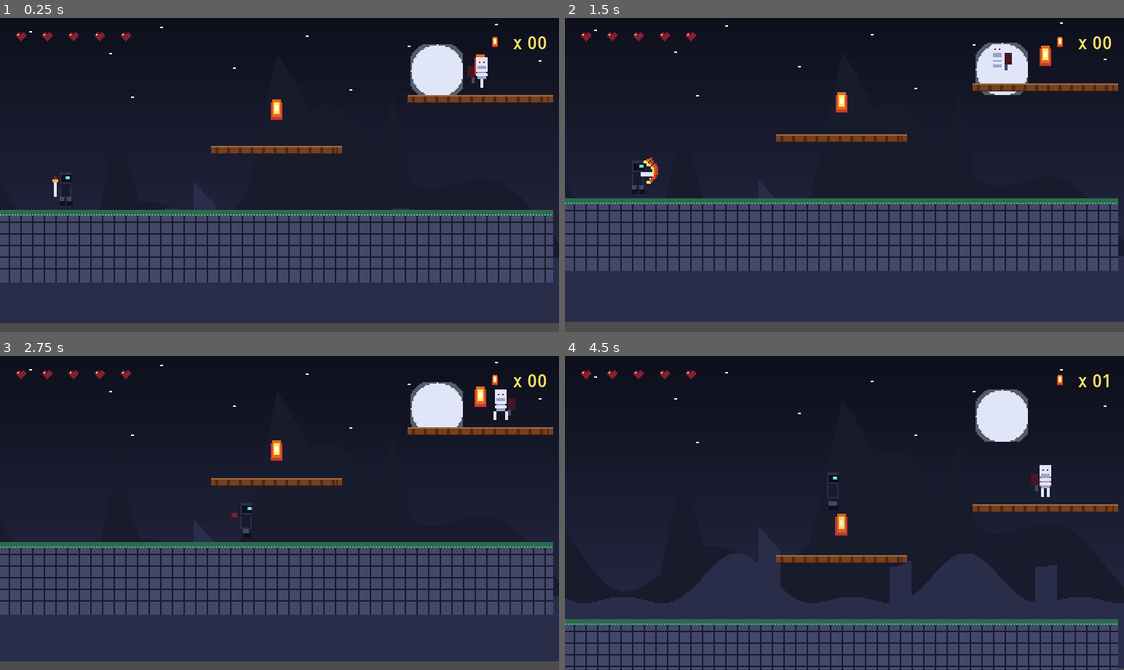
Above: before the commit, frames 1-4 (two rows, left to right).
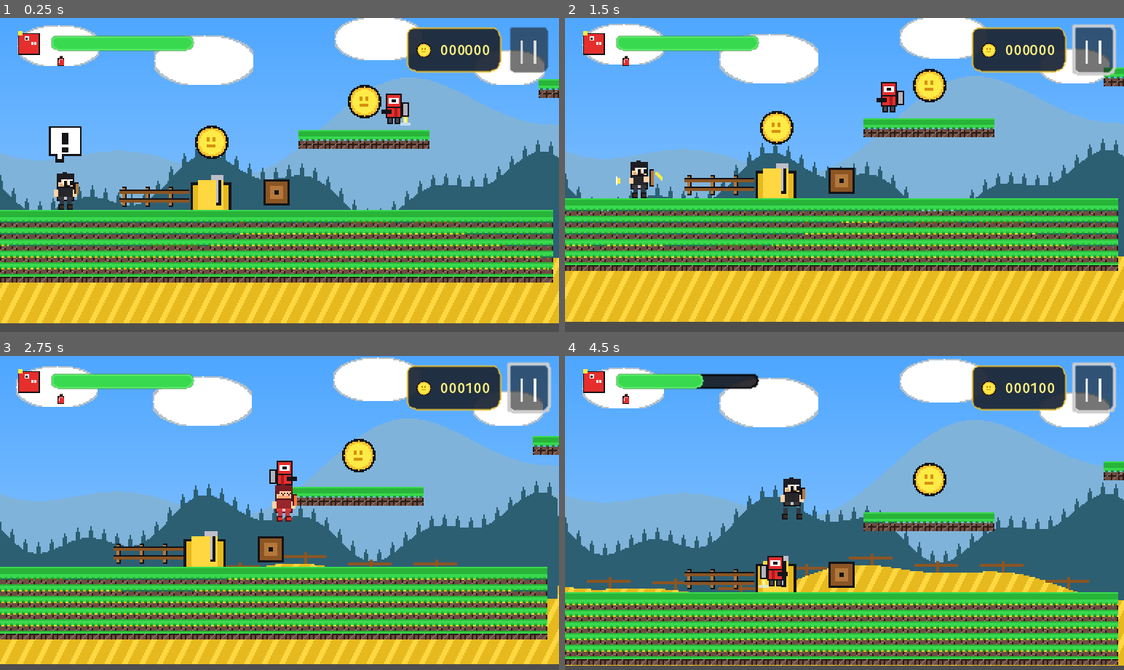
Above: after the commit, the same moments.

Repository: Om1kareshwar/cinderveil-spire
Game: Godot game, scene res://scenes/main.tscn
Same seed, same stepped clock (60 frames per second), same inputs: the game is played once before the commit and once after it.
Inputs (mouse positions are in pixels of both pictures, inside the frame that each line leads up to):
- Up to frame 1 (0.25 s): no input
- Up to frame 2 (1.5 s): click (1096, 49) at 0.5 s, where only the run after the commit has a clickable "||"; move the mouse to (967, 159) at 1.27 s; hold D (move_right) from 1.28 s (still down); tap J (attack) at 1.35 s; click (967, 159) at 1.42 s
- Up to frame 3 (2.75 s): keep holding D (move_right); tap Space (jump) at 1.52, 1.55, 1.82, 2.1, 2.27, 2.57 s; move the mouse to (167, 528) at 2.02 s; tap J (attack) at 2.3 s
- Up to frame 4 (4.5 s): move the mouse to (900, 443) at 2.77 s; release D (move_right) at 2.78 s; hold A (move_left) 2.78-3.53 s; tap J (attack) at 2.85, 3.6 s; tap Space (jump) at 3.05, 3.77, 4.07, 4.35 s; move the mouse to (816, 575) at 3.52 s; hold D (move_right) from 3.53 s (still down); click (816, 575) at 3.67 s; move the mouse to (1012, 560) at 4.27 s

The runs differ from the first frame. In frame 1, 96% of the frame differs, in the area x 0-100%, y 0-98%; in frame 2, 96%; in frame 3, 94%; in frame 4, 98%, in the area x 0-100%, y 0-100%.

Commit message:
Overhaul visual art style to Dan the Man village aesthetic and add high-energy arcade chiptune BGM

Diff:
--- a/project.godot
+++ b/project.godot
@@ -6,7 +6,7 @@
 
 [application]
 
-config/name="Cinderveil: Embers of the Spire"
+config/name="Dan's Village Brawler"
 run/main_scene="res://scenes/main.tscn"
 config/features=PackedStringArray("4.3", "Forward Plus")
 
--- a/scenes/ember_pickup.tscn
+++ b/scenes/ember_pickup.tscn
@@ -15,7 +15,7 @@
 texture = ExtResource("2_tex")
 hframes = 8
 vframes = 4
-frame = 26
+frame = 25
 
 [node name="CollisionShape2D" type="CollisionShape2D" parent="."]
 shape = SubResource("CircleShape2D_ember")
--- a/scenes/hud.tscn
+++ b/scenes/hud.tscn
@@ -1,58 +1,156 @@
-[gd_scene load_steps=5 format=3]
+[gd_scene load_steps=8 format=3]
 
 [ext_resource type="Script" path="res://scripts/hud.gd" id="1_hud"]
 [ext_resource type="Texture2D" path="res://assets/sprites/player.png" id="2_player_tex"]
 
-[sub_resource type="AtlasTexture" id="AtlasTexture_ember"]
+[sub_resource type="AtlasTexture" id="AtlasTexture_dragon"]
 atlas = ExtResource("2_player_tex")
-region = Rect2(64, 96, 32, 32)
+region = Rect2(96, 96, 32, 32)
 
-[sub_resource type="StyleBoxFlat" id="StyleBoxFlat_banner"]
-bg_color = Color(0.05, 0.06, 0.1, 0.92)
+[sub_resource type="StyleBoxFlat" id="StyleBoxFlat_hp_bg"]
+bg_color = Color(0.1, 0.1, 0.12, 0.9)
 border_width_left = 1
 border_width_top = 1
 border_width_right = 1
 border_width_bottom = 1
-border_color = Color(0.8, 0.7, 0.3, 1)
-corner_radius_top_left = 3
-corner_radius_top_right = 3
-corner_radius_bottom_right = 3
-corner_radius_bottom_left = 3
+border_color = Color(0, 0, 0, 1)
+corner_radius_top_left = 4
+corner_radius_top_right = 4
+corner_radius_bottom_right = 4
+corner_radius_bottom_left = 4
+
+[sub_resource type="StyleBoxFlat" id="StyleBoxFlat_hp_fill"]
+bg_color = Color(0.22, 0.85, 0.31, 1)
+border_width_left = 1
+border_width_top = 1
+border_width_right = 1
+border_width_bottom = 1
+border_color = Color(0.4, 0.98, 0.45, 1)
+corner_radius_top_left = 4
+corner_radius_top_right = 4
+corner_radius_bottom_right = 4
+corner_radius_bottom_left = 4
+
+[sub_resource type="AtlasTexture" id="AtlasTexture_potion"]
+atlas = ExtResource("2_player_tex")
+region = Rect2(64, 96, 32, 32)
+
+[sub_resource type="AtlasTexture" id="AtlasTexture_coin"]
+atlas = ExtResource("2_player_tex")
+region = Rect2(32, 96, 32, 32)
+
+[sub_resource type="StyleBoxFlat" id="StyleBoxFlat_coin_box"]
+bg_color = Color(0.12, 0.16, 0.22, 0.95)
+border_width_left = 1
+border_width_top = 1
+border_width_right = 1
+border_width_bottom = 1
+border_color = Color(0.9, 0.75, 0.2, 1)
+corner_radius_top_left = 6
+corner_radius_top_right = 6
+corner_radius_bottom_right = 6
+corner_radius_bottom_left = 6
+
+[sub_resource type="StyleBoxFlat" id="StyleBoxFlat_banner"]
+bg_color = Color(0.08, 0.09, 0.14, 0.96)
+border_width_left = 2
+border_width_top = 2
+border_width_right = 2
+border_width_bottom = 2
+border_color = Color(1, 0.85, 0.2, 1)
+corner_radius_top_left = 6
+corner_radius_top_right = 6
+corner_radius_bottom_right = 6
+corner_radius_bottom_left = 6
 
 [node name="HUD" type="CanvasLayer"]
 script = ExtResource("1_hud")
 
-[node name="HeartsContainer" type="HBoxContainer" parent="."]
+[node name="TopLeft" type="Control" parent="."]
+layout_mode = 3
+anchors_preset = 0
 offset_left = 8.0
-offset_top = 8.0
-offset_right = 110.0
+offset_top = 6.0
+offset_right = 150.0
+offset_bottom = 36.0
+
+[node name="AvatarBadge" type="TextureRect" parent="TopLeft"]
+layout_mode = 0
+offset_left = 0.0
+offset_top = 0.0
+offset_right = 24.0
 offset_bottom = 24.0
-theme_override_constants/separation = 2
+texture = SubResource("AtlasTexture_dragon")
+expand_mode = 1
+stretch_mode = 5
 
-[node name="EmberContainer" type="HBoxContainer" parent="."]
+[node name="HealthBar" type="ProgressBar" parent="TopLeft"]
+layout_mode = 0
+offset_left = 27.0
+offset_top = 6.0
+offset_right = 125.0
+offset_bottom = 16.0
+theme_override_styles/background = SubResource("StyleBoxFlat_hp_bg")
+theme_override_styles/fill = SubResource("StyleBoxFlat_hp_fill")
+max_value = 5.0
+value = 5.0
+show_percentage = false
+
+[node name="PotionIcon" type="TextureRect" parent="TopLeft"]
+layout_mode = 0
+offset_left = 28.0
+offset_top = 18.0
+offset_right = 40.0
+offset_bottom = 30.0
+texture = SubResource("AtlasTexture_potion")
+expand_mode = 1
+stretch_mode = 5
+
+[node name="TopRight" type="HBoxContainer" parent="."]
 anchors_preset = 1
 anchor_left = 1.0
 anchor_right = 1.0
-offset_left = -70.0
-offset_top = 8.0
+offset_left = -140.0
+offset_top = 6.0
 offset_right = -8.0
-offset_bottom = 24.0
+offset_bottom = 26.0
 grow_horizontal = 0
+theme_override_constants/separation = 6
 alignment = 2
 
-[node name="TextureRect" type="TextureRect" parent="EmberContainer"]
-custom_minimum_size = Vector2(16, 16)
+[node name="CoinBox" type="PanelContainer" parent="TopRight"]
 layout_mode = 2
-texture = SubResource("AtlasTexture_ember")
+theme_override_styles/panel = SubResource("StyleBoxFlat_coin_box")
+
+[node name="Margin" type="MarginContainer" parent="TopRight/CoinBox"]
+layout_mode = 2
+theme_override_constants/margin_left = 4
+theme_override_constants/margin_top = 2
+theme_override_constants/margin_right = 6
+theme_override_constants/margin_bottom = 2
+
+[node name="HBox" type="HBoxContainer" parent="TopRight/CoinBox/Margin"]
+layout_mode = 2
+theme_override_constants/separation = 4
+
+[node name="CoinIcon" type="TextureRect" parent="TopRight/CoinBox/Margin/HBox"]
+custom_minimum_size = Vector2(14, 14)
+layout_mode = 2
+texture = SubResource("AtlasTexture_coin")
 expand_mode = 1
 stretch_mode = 5
 
-[node name="Label" type="Label" parent="EmberContainer"]
+[node name="CoinLabel" type="Label" parent="TopRight/CoinBox/Margin/HBox"]
 layout_mode = 2
-theme_override_colors/font_color = Color(1, 0.9, 0.4, 1)
-theme_override_font_sizes/font_size = 12
-text = "x 00"
+theme_override_colors/font_color = Color(1, 0.95, 0.5, 1)
+theme_override_font_sizes/font_size = 10
+text = "000000"
 vertical_alignment = 1
+
+[node name="PauseBtn" type="Button" parent="TopRight"]
+custom_minimum_size = Vector2(18, 18)
+layout_mode = 2
+text = "||"
 
 [node name="MessageBanner" type="Panel" parent="."]
 anchors_preset = 8
@@ -60,9 +158,9 @@
 anchor_top = 0.5
 anchor_right = 0.5
 anchor_bottom = 0.5
-offset_left = -110.0
+offset_left = -115.0
 offset_top = -45.0
-offset_right = 110.0
+offset_right = 115.0
 offset_bottom = 45.0
 grow_horizontal = 2
 grow_vertical = 2
@@ -79,14 +177,14 @@
 
 [node name="TitleLabel" type="Label" parent="MessageBanner/VBoxContainer"]
 layout_mode = 2
-theme_override_colors/font_color = Color(1, 0.8, 0.3, 1)
+theme_override_colors/font_color = Color(1, 0.85, 0.2, 1)
 theme_override_font_sizes/font_size = 14
-text = "VICTORY"
+text = "VILLAGE SAVED!"
 horizontal_alignment = 1
 
 [node name="SubtitleLabel" type="Label" parent="MessageBanner/VBoxContainer"]
 layout_mode = 2
-theme_override_colors/font_color = Color(0.85, 0.88, 0.95, 1)
+theme_override_colors/font_color = Color(0.9, 0.92, 0.98, 1)
 theme_override_font_sizes/font_size = 10
 text = "Press [R] to Play Again"
 horizontal_alignment = 1
--- a/scenes/main.tscn
+++ b/scenes/main.tscn
@@ -10,25 +10,125 @@
 [ext_resource type="Script" path="res://scripts/camera_controller.gd" id="8_cam"]
 [ext_resource type="Texture2D" path="res://assets/sprites/tileset.png" id="9_tiles"]
 
-[sub_resource type="AtlasTexture" id="AtlasTexture_ground"]
-atlas = ExtResource("9_tiles")
-region = Rect2(16, 0, 16, 16)
-
-[sub_resource type="AtlasTexture" id="AtlasTexture_platform"]
+[sub_resource type="AtlasTexture" id="AtlasTexture_grass"]
+atlas = ExtResource("9_tiles")
+region = Rect2(0, 0, 16, 16)
+
+[sub_resource type="AtlasTexture" id="AtlasTexture_fence"]
+atlas = ExtResource("9_tiles")
+region = Rect2(32, 0, 16, 16)
+
+[sub_resource type="AtlasTexture" id="AtlasTexture_haystack"]
+atlas = ExtResource("9_tiles")
+region = Rect2(0, 32, 16, 16)
+
+[sub_resource type="AtlasTexture" id="AtlasTexture_cart"]
+atlas = ExtResource("9_tiles")
+region = Rect2(48, 0, 16, 16)
+
+[sub_resource type="AtlasTexture" id="AtlasTexture_wall"]
 atlas = ExtResource("9_tiles")
 region = Rect2(0, 16, 16, 16)
 
+[sub_resource type="AtlasTexture" id="AtlasTexture_roof"]
+atlas = ExtResource("9_tiles")
+region = Rect2(16, 16, 16, 16)
+
+[sub_resource type="AtlasTexture" id="AtlasTexture_door"]
+atlas = ExtResource("9_tiles")
+region = Rect2(32, 16, 16, 16)
+
+[sub_resource type="AtlasTexture" id="AtlasTexture_window"]
+atlas = ExtResource("9_tiles")
+region = Rect2(48, 16, 16, 16)
+
+[sub_resource type="AtlasTexture" id="AtlasTexture_crate"]
+atlas = ExtResource("9_tiles")
+region = Rect2(32, 32, 16, 16)
+
 [node name="Main" type="Node2D"]
 
 [node name="ParallaxBackground" type="ParallaxBackground" parent="."]
 
 [node name="ParallaxLayer" type="ParallaxLayer" parent="ParallaxBackground"]
-motion_scale = Vector2(0.2, 0.1)
+motion_scale = Vector2(0.25, 0.1)
 motion_mirroring = Vector2(384, 0)
 
 [node name="Sprite2D" type="Sprite2D" parent="ParallaxBackground/ParallaxLayer"]
 position = Vector2(192, 108)
 texture = ExtResource("1_bg")
+
+[node name="VillageScenery" type="Node2D" parent="."]
+
+[node name="Fence1" type="Sprite2D" parent="VillageScenery"]
+position = Vector2(90, 180)
+texture = SubResource("AtlasTexture_fence")
+
+[node name="Fence2" type="Sprite2D" parent="VillageScenery"]
+position = Vector2(106, 180)
+texture = SubResource("AtlasTexture_fence")
+
+[node name="Fence3" type="Sprite2D" parent="VillageScenery"]
+position = Vector2(122, 180)
+texture = SubResource("AtlasTexture_fence")
+
+[node name="Haystack" type="Sprite2D" parent="VillageScenery"]
+position = Vector2(145, 178)
+scale = Vector2(1.8, 1.8)
+texture = SubResource("AtlasTexture_haystack")
+
+[node name="FarmCart" type="Sprite2D" parent="VillageScenery"]
+position = Vector2(190, 178)
+scale = Vector2(1.5, 1.5)
+texture = SubResource("AtlasTexture_cart")
+
+[node name="CottageHouse" type="Node2D" parent="VillageScenery"]
+position = Vector2(650, 188)
+
+[node name="HouseWall_L" type="Sprite2D" parent="VillageScenery/CottageHouse"]
+position = Vector2(-36, -24)
+scale = Vector2(3, 3)
+texture = SubResource("AtlasTexture_wall")
+
+[node name="HouseWall_R" type="Sprite2D" parent="VillageScenery/CottageHouse"]
+position = Vector2(36, -24)
+scale = Vector2(3, 3)
+texture = SubResource("AtlasTexture_wall")
+
+[node name="HouseDoor" type="Sprite2D" parent="VillageScenery/CottageHouse"]
+position = Vector2(-20, -18)
+scale = Vector2(2, 2.2)
+texture = SubResource("AtlasTexture_door")
+
+[node name="HouseWindow" type="Sprite2D" parent="VillageScenery/CottageHouse"]
+position = Vector2(34, -26)
+scale = Vector2(2, 2)
+texture = SubResource("AtlasTexture_window")
+
+[node name="Crates" type="Sprite2D" parent="VillageScenery/CottageHouse"]
+position = Vector2(68, -14)
+scale = Vector2(1.6, 1.6)
+texture = SubResource("AtlasTexture_crate")
+
+[node name="HouseRoof" type="StaticBody2D" parent="VillageScenery/CottageHouse"]
+position = Vector2(0, -56)
+collision_layer = 1
+collision_mask = 0
+
+[node name="RoofSprite" type="NinePatchRect" parent="VillageScenery/CottageHouse/HouseRoof"]
+offset_left = -70.0
+offset_top = -12.0
+offset_right = 70.0
+offset_bottom = 12.0
+texture = SubResource("AtlasTexture_roof")
+patch_margin_left = 4
+patch_margin_top = 4
+patch_margin_right = 4
+patch_margin_bottom = 4
+axis_stretch_horizontal = 1
+
+[node name="CollisionPolygon2D" type="CollisionPolygon2D" parent="VillageScenery/CottageHouse/HouseRoof"]
+polygon = PackedVector2Array(-70, -12, 70, -12, 70, 12, -70, 12)
 
 [node name="WorldGeometry" type="Node2D" parent="."]
 
@@ -45,7 +145,7 @@
 offset_top = -10.0
 offset_right = 190.0
 offset_bottom = 40.0
-texture = SubResource("AtlasTexture_ground")
+texture = SubResource("AtlasTexture_grass")
 patch_margin_left = 4
 patch_margin_top = 4
 patch_margin_right = 4
@@ -66,7 +166,7 @@
 offset_top = -10.0
 offset_right = 150.0
 offset_bottom = 40.0
-texture = SubResource("AtlasTexture_ground")
+texture = SubResource("AtlasTexture_grass")
 patch_margin_left = 4
 patch_margin_top = 4
 patch_margin_right = 4
@@ -87,7 +187,7 @@
 offset_top = -10.0
 offset_right = 180.0
 offset_bottom = 40.0
-texture = SubResource("AtlasTexture_ground")
+texture = SubResource("AtlasTexture_grass")
 patch_margin_left = 4
 patch_margin_top = 4
 patch_margin_right = 4
@@ -96,7 +196,7 @@
 axis_stretch_vertical = 1
 
 [node name="Platform1" type="StaticBody2D" parent="WorldGeometry"]
-position = Vector2(190, 150)
+position = Vector2(250, 140)
 collision_layer = 1
 collision_mask = 0
 
@@ -108,7 +208,7 @@
 offset_top = -5.0
 offset_right = 45.0
 offset_bottom = 8.0
-texture = SubResource("AtlasTexture_platform")
+texture = SubResource("AtlasTexture_grass")
 patch_margin_left = 4
 patch_margin_top = 2
 patch_margin_right = 4
@@ -116,7 +216,7 @@
 axis_stretch_horizontal = 1
 
 [node name="Platform2" type="StaticBody2D" parent="WorldGeometry"]
-position = Vector2(330, 115)
+position = Vector2(420, 105)
 collision_layer = 1
 collision_mask = 0
 
@@ -128,47 +228,7 @@
 offset_top = -5.0
 offset_right = 50.0
 offset_bottom = 8.0
-texture = SubResource("AtlasTexture_platform")
-patch_margin_left = 4
-patch_margin_top = 2
-patch_margin_right = 4
-patch_margin_bottom = 2
-axis_stretch_horizontal = 1
-
-[node name="HighSpireBridge" type="StaticBody2D" parent="WorldGeometry"]
-position = Vector2(490, 80)
-collision_layer = 1
-collision_mask = 0
-
-[node name="CollisionPolygon2D" type="CollisionPolygon2D" parent="WorldGeometry/HighSpireBridge"]
-polygon = PackedVector2Array(-60, -5, 60, -5, 60, 8, -60, 8)
-
-[node name="NinePatchRect" type="NinePatchRect" parent="WorldGeometry/HighSpireBridge"]
-offset_left = -60.0
-offset_top = -5.0
-offset_right = 60.0
-offset_bottom = 8.0
-texture = SubResource("AtlasTexture_platform")
-patch_margin_left = 4
-patch_margin_top = 2
-patch_margin_right = 4
-patch_margin_bottom = 2
-axis_stretch_horizontal = 1
-
-[node name="Platform3" type="StaticBody2D" parent="WorldGeometry"]
-position = Vector2(670, 125)
-collision_layer = 1
-collision_mask = 0
-
-[node name="CollisionPolygon2D" type="CollisionPolygon2D" parent="WorldGeometry/Platform3"]
-polygon = PackedVector2Array(-50, -5, 50, -5, 50, 8, -50, 8)
-
-[node name="NinePatchRect" type="NinePatchRect" parent="WorldGeometry/Platform3"]
-offset_left = -50.0
-offset_top = -5.0
-offset_right = 50.0
-offset_bottom = 8.0
-texture = SubResource("AtlasTexture_platform")
+texture = SubResource("AtlasTexture_grass")
 patch_margin_left = 4
 patch_margin_top = 2
 patch_margin_right = 4
@@ -207,33 +267,33 @@
 
 [node name="Collectibles" type="Node2D" parent="."]
 
-[node name="Ember1" parent="Collectibles" instance=ExtResource("4_ember")]
-position = Vector2(190, 125)
-
-[node name="Ember2" parent="Collectibles" instance=ExtResource("4_ember")]
-position = Vector2(330, 90)
-
-[node name="Ember3" parent="Collectibles" instance=ExtResource("4_ember")]
-position = Vector2(460, 58)
-
-[node name="Ember4" parent="Collectibles" instance=ExtResource("4_ember")]
-position = Vector2(520, 58)
-
-[node name="Ember5" parent="Collectibles" instance=ExtResource("4_ember")]
-position = Vector2(670, 100)
-
-[node name="Ember6" parent="Collectibles" instance=ExtResource("4_ember")]
+[node name="Coin1" parent="Collectibles" instance=ExtResource("4_ember")]
+position = Vector2(145, 140)
+
+[node name="Coin2" parent="Collectibles" instance=ExtResource("4_ember")]
+position = Vector2(250, 115)
+
+[node name="Coin3" parent="Collectibles" instance=ExtResource("4_ember")]
+position = Vector2(420, 80)
+
+[node name="Coin4" parent="Collectibles" instance=ExtResource("4_ember")]
+position = Vector2(650, 95)
+
+[node name="Coin5" parent="Collectibles" instance=ExtResource("4_ember")]
 position = Vector2(850, 168)
 
 [node name="Enemies" type="Node2D" parent="."]
 
-[node name="Skeleton1" parent="Enemies" instance=ExtResource("3_enemy")]
-position = Vector2(340, 98)
-
-[node name="Skeleton2" parent="Enemies" instance=ExtResource("3_enemy")]
-position = Vector2(660, 108)
-
-[node name="Skeleton3" parent="Enemies" instance=ExtResource("3_enemy")]
+[node name="Ninja1" parent="Enemies" instance=ExtResource("3_enemy")]
+position = Vector2(280, 115)
+
+[node name="DragonBoss" parent="Enemies" instance=ExtResource("3_enemy")]
+position = Vector2(450, 85)
+
+[node name="HouseGuard" parent="Enemies" instance=ExtResource("3_enemy")]
+position = Vector2(650, 110)
+
+[node name="Ninja2" parent="Enemies" instance=ExtResource("3_enemy")]
 position = Vector2(890, 172)
 
 [node name="ExitShrine" parent="." instance=ExtResource("6_shrine")]
--- a/scripts/hud.gd
+++ b/scripts/hud.gd
@@ -1,24 +1,23 @@
 class_name HUD
 extends CanvasLayer
 
-@onready var hearts_container: HBoxContainer = $HeartsContainer
-@onready var ember_label: Label = $EmberContainer/Label
+@onready var hp_bar: ProgressBar = $TopLeft/HealthBar
+@onready var coin_label: Label = $TopRight/CoinBox/Margin/HBox/CoinLabel
 @onready var message_banner: Panel = $MessageBanner
 @onready var title_label: Label = $MessageBanner/VBoxContainer/TitleLabel
 @onready var subtitle_label: Label = $MessageBanner/VBoxContainer/SubtitleLabel
 
-var heart_textures: Array[TextureRect] = []
-
 func _ready() -> void:
 	GameManager.hp_changed.connect(_on_hp_changed)
-	GameManager.embers_changed.connect(_on_embers_changed)
+	GameManager.embers_changed.connect(_on_coins_changed)
 	GameManager.player_died.connect(_on_player_died)
 	GameManager.victory_achieved.connect(_on_victory)
 
 	message_banner.visible = false
-	build_hearts(GameManager.max_health)
-	_on_hp_changed(GameManager.current_health, GameManager.max_health)
-	_on_embers_changed(GameManager.ember_count)
+	if hp_bar:
+		hp_bar.max_value = GameManager.max_health
+		hp_bar.value = GameManager.current_health
+	_on_coins_changed(GameManager.ember_count)
 
 func _unhandled_input(event: InputEvent) -> void:
 	if (GameManager.is_game_over or GameManager.is_victory) and event.is_action_pressed("restart"):
@@ -28,48 +27,25 @@
 	GameManager.reset_run()
 	get_tree().reload_current_scene()
 
-func build_hearts(count: int) -> void:
-	for child in hearts_container.get_children():
-		child.queue_free()
-	heart_textures.clear()
+func _on_hp_changed(new_hp: int, max_hp: int) -> void:
+	if hp_bar:
+		hp_bar.max_value = max_hp
+		var tween = create_tween()
+		tween.tween_property(hp_bar, "value", float(new_hp), 0.2).set_trans(Tween.TRANS_QUAD)
 
-	# Create AtlasTexture referencing player.png Row 3, Frame 0 (Full Heart)
-	var full_tex = AtlasTexture.new()
-	full_tex.atlas = load("res://assets/sprites/player.png")
-	full_tex.region = Rect2(0, 96, 32, 32)
-
-	for i in range(count):
-		var tr = TextureRect.new()
-		tr.texture = full_tex
-		tr.custom_minimum_size = Vector2(16, 16)
-		tr.expand_mode = TextureRect.EXPAND_IGNORE_SIZE
-		tr.stretch_mode = TextureRect.STRETCH_KEEP_ASPECT_CENTERED
-		hearts_container.add_child(tr)
-		heart_textures.append(tr)
-
-func _on_hp_changed(new_hp: int, _max_hp: int) -> void:
-	var full_rect = Rect2(0, 96, 32, 32)
-	var empty_rect = Rect2(32, 96, 32, 32)
-	var atlas = load("res://assets/sprites/player.png")
-
-	for i in range(heart_textures.size()):
-		var at = AtlasTexture.new()
-		at.atlas = atlas
-		at.region = full_rect if (i < new_hp) else empty_rect
-		heart_textures[i].texture = at
-
-func _on_embers_changed(count: int) -> void:
-	if ember_label:
-		ember_label.text = "x %02d" % count
+func _on_coins_changed(count: int) -> void:
+	if coin_label:
+		# Format as 6-digit counter like screenshot (e.g. 001990)
+		coin_label.text = "%06d" % (count * 100)
 
 func _on_player_died() -> void:
 	message_banner.visible = true
-	title_label.text = "ASHES TO ASHES"
+	title_label.text = "KNOCKED OUT!"
 	title_label.modulate = Color(1.0, 0.3, 0.3)
-	subtitle_label.text = "Your ember has faded.\nPress [R] to Kindle Anew"
+	subtitle_label.text = "Dan has been defeated!\nPress [R] to Fight Again"
 
 func _on_victory() -> void:
 	message_banner.visible = true
-	title_label.text = "SPIRE CLEANSED!"
-	title_label.modulate = Color(1.0, 0.85, 0.3)
-	subtitle_label.text = "The Rift is sealed.\nPress [R] to Ascend Again"
+	title_label.text = "VILLAGE SAVED!"
+	title_label.modulate = Color(1.0, 0.85, 0.2)
+	subtitle_label.text = "All enemies cleared!\nPress [R] to Replay"
--- a/scripts/player.gd
+++ b/scripts/player.gd
@@ -2,11 +2,11 @@
 extends CharacterBody2D
 
 # --- Kinematic Variables ---
-@export var speed: float = 135.0
-@export var acceleration: float = 950.0
-@export var friction: float = 1100.0
-
-@export var jump_height: float = 46.0 # pixels
+@export var speed: float = 145.0
+@export var acceleration: float = 1000.0
+@export var friction: float = 1200.0
+
+@export var jump_height: float = 48.0 # pixels
 @export var time_to_jump_peak: float = 0.30 # seconds
 @export var time_to_jump_fall: float = 0.24 # seconds
 @export var coyote_duration: float = 0.12
@@ -21,6 +21,7 @@
 @onready var sprite: Sprite2D = $Sprite2D
 @onready var attack_area: Area2D = $AttackArea
 @onready var attack_collision: CollisionShape2D = $AttackArea/CollisionShape2D
+var speech_bubble: Sprite2D
 
 # --- State ---
 enum State { IDLE, RUN, JUMP, FALL, ATTACK, HURT, DEAD }
@@ -33,12 +34,36 @@
 var anim_timer: float = 0.0
 var anim_frame_idx: int = 0
 var footstep_timer: float = 0.0
+var attack_combo_idx: int = 0
 
 func _ready() -> void:
 	if attack_collision:
 		attack_collision.disabled = true
 	if attack_area:
 		attack_area.body_entered.connect(_on_attack_body_entered)
+	setup_speech_bubble()
+
+func setup_speech_bubble() -> void:
+	speech_bubble = Sprite2D.new()
+	var at = AtlasTexture.new()
+	at.atlas = load("res://assets/sprites/player.png")
+	at.region = Rect2(0, 96, 32, 32)
+	speech_bubble.texture = at
+	speech_bubble.position = Vector2(0, -28)
+	add_child(speech_bubble)
+
+	# Bouncy pop-in animation
+	speech_bubble.scale = Vector2.ZERO
+	var tween = create_tween()
+	tween.tween_property(speech_bubble, "scale", Vector2(1.2, 1.2), 0.2).set_trans(Tween.TRANS_BACK).set_ease(Tween.EASE_OUT)
+	tween.tween_property(speech_bubble, "scale", Vector2(1.0, 1.0), 0.1)
+	# Dismiss after 3 seconds
+	get_tree().create_timer(3.0).timeout.connect(dismiss_speech_bubble)
+
+func dismiss_speech_bubble() -> void:
+	if is_instance_valid(speech_bubble) and speech_bubble.scale.x > 0.0:
+		var tween = create_tween()
+		tween.tween_property(speech_bubble, "scale", Vector2.ZERO, 0.2)
 
 func _physics_process(delta: float) -> void:
 	if GameManager.is_game_over or GameManager.is_victory:
@@ -82,6 +107,7 @@
 
 func handle_ground_movement(delta: float) -> void:
 	if Input.is_action_just_pressed("attack"):
+		dismiss_speech_bubble()
 		start_attack()
 		return
 
@@ -89,11 +115,10 @@
 	if direction != 0:
 		velocity.x = move_toward(velocity.x, direction * speed, acceleration * delta)
 		set_facing(int(direction))
-		# Footstep sound
 		footstep_timer -= delta
 		if footstep_timer <= 0.0:
 			SoundManager.play_sfx("footstep")
-			footstep_timer = 0.28
+			footstep_timer = 0.26
 	else:
 		apply_friction(delta)
 		footstep_timer = 0.0
@@ -116,6 +141,7 @@
 		coyote_timer = 0.0
 		current_state = State.JUMP
 		SoundManager.play_sfx("jump")
+		dismiss_speech_bubble()
 
 func check_jump_cut() -> void:
 	if Input.is_action_just_released("jump") and velocity.y < (jump_velocity * 0.5):
@@ -131,14 +157,14 @@
 
 func start_attack() -> void:
 	current_state = State.ATTACK
-	velocity.x = facing_direction * 45.0 # Small lunge
-	SoundManager.play_sfx("slash")
+	attack_combo_idx = (attack_combo_idx + 1) % 2
+	velocity.x = facing_direction * 50.0 # Punch forward lunge
+	SoundManager.play_sfx("slash", 1.1)
 
 	if attack_collision:
 		attack_collision.disabled = false
 
-	# Attack duration
-	get_tree().create_timer(0.22).timeout.connect(func():
+	get_tree().create_timer(0.20).timeout.connect(func():
 		if attack_collision:
 			attack_collision.disabled = true
 		if current_state == State.ATTACK:
@@ -167,22 +193,23 @@
 			if anim_timer >= 0.16:
 				anim_timer = 0.0
 				anim_frame_idx = (anim_frame_idx + 1) % 4
-			sprite.frame = anim_frame_idx # 0..3
+			sprite.frame = anim_frame_idx
 		State.RUN:
-			if anim_timer >= 0.09:
+			if anim_timer >= 0.08:
 				anim_timer = 0.0
 				anim_frame_idx = (anim_frame_idx + 1) % 6
-			sprite.frame = 8 + anim_frame_idx # 8..13
+			sprite.frame = 8 + anim_frame_idx
 		State.JUMP:
 			sprite.frame = 5
 		State.FALL:
 			sprite.frame = 7
 		State.ATTACK:
-			sprite.frame = 17 # Slash frame
+			# Alternating punch (17) and baton strike (18)
+			sprite.frame = 17 if attack_combo_idx == 1 else 18
 		State.HURT:
-			sprite.frame = 20 # Hurt frame
+			sprite.frame = 20
 		State.DEAD:
-			sprite.frame = 23 # Dead frame
+			sprite.frame = 23
 
 func take_damage(amount: int, knockback: Vector2 = Vector2.ZERO) -> void:
 	if is_invulnerable or GameManager.is_game_over:
@@ -194,10 +221,7 @@
 	GameManager.damage_player(amount)
 	SoundManager.play_sfx("hit", 0.8)
 
-	# White damage flash
 	sprite.modulate = Color(4.0, 1.0, 1.0, 1.0)
-
-	# Invulnerability timer
 	get_tree().create_timer(0.3).timeout.connect(func():
 		sprite.modulate = Color.WHITE
 		if current_state == State.HURT:
Binary file changed: assets/sprites/enemy.png
Binary file changed: assets/sprites/parallax_bg.png
Binary file changed: assets/sprites/player.png
Binary file changed: assets/sprites/tileset.png
Not shown: 1 places in scenes/main.tscn that only renumber resources
Not shown, changed: README.md
Not shown, changed: assets/audio/bgm.wav
Not shown, changed: assets/audio/enemy_die.wav
Not shown, changed: assets/audio/footstep.wav
Not shown, changed: assets/audio/hit.wav
Not shown, changed: assets/audio/jump.wav
Not shown, changed: assets/audio/pickup.wav
(and 2 more such lines)
